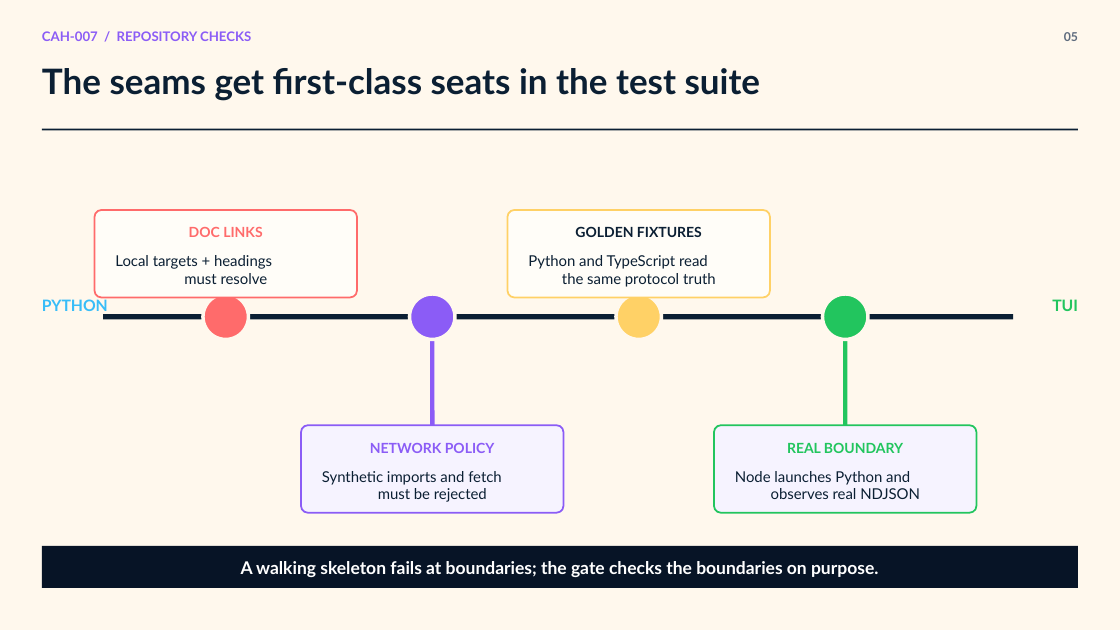
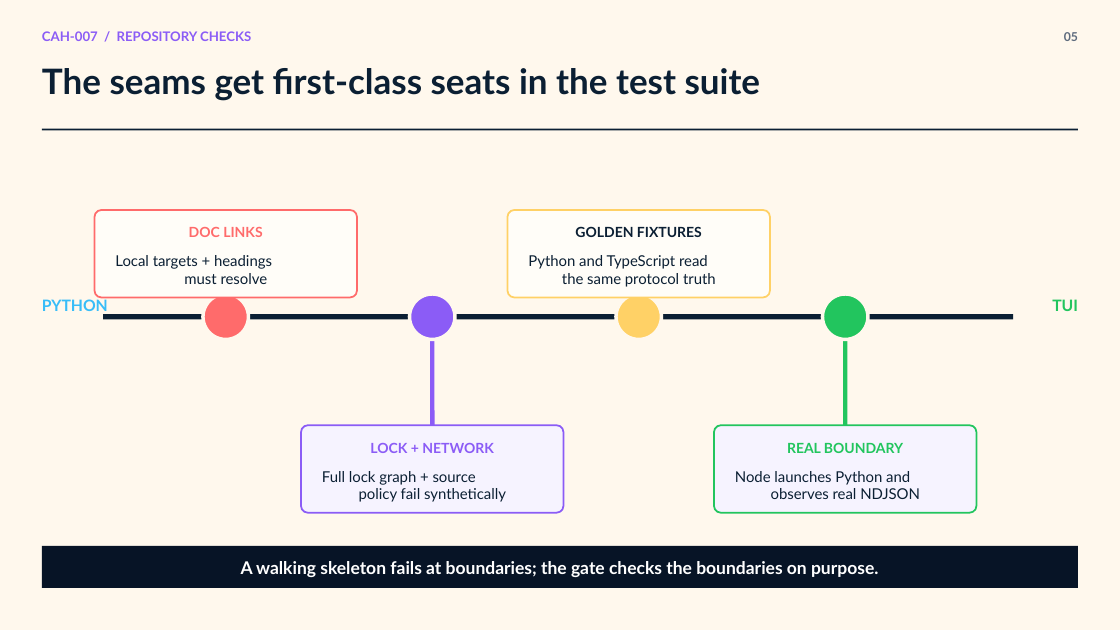
Before and after one commit to jimmie-potts/code-assist-harness, a slide deck: slide 5 of docs/lessons/assets/cah-007-repository-checks.pptx. Drawn at 1120x630 pixels with LibreOffice and Linux fonts; fonts in the diff are those of the drawing. Boxes give left, top, right and bottom in pixels: in the first picture for what was removed or moved away, otherwise in the second. Text is boxed around its words. In the diff, an @@ line names an element or a change of style, - is before the commit and + after.

```diff
--- a/docs/lessons/assets/cah-007-repository-checks.pptx
+++ b/docs/lessons/assets/cah-007-repository-checks.pptx
@@ text at [370,443,494,453]: text changed @@
-NETWORK POLICY
+LOCK + NETWORK
@@ text at [322,471,506,502]: text changed @@
-Synthetic imports and fetch
-must be rejected
+Full lock graph + source
+policy fail synthetically
```
Also in this commit, not shown: 2 other slides changed, 7 other files.
